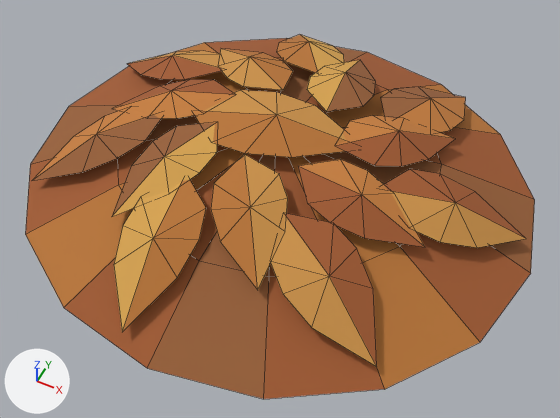
Renders of the Blender file assets/game-assets/AutumnLeafPileMound.blend from each side of a commit.
The view is the same before and after, from a 50 mm lens placed at (0.381, -0.751, 0.877), pointed at (0.037, -0.065, 0.019). The lights are fixed; the arrows at lower left show +X, +Y and +Z. The picture after the commit comes second. Mesh edges are drawn as thin lines.

Before the edit, the objects in view are built like this:
```python
mat_material_autumnleafpilemound_palette = bpy.data.materials.new('Material.AutumnLeafPileMound.Palette')
mat_material_autumnleafpilemound_palette.use_nodes = True; mat_material_autumnleafpilemound_palette.node_tree.nodes.clear()
_N = mat_material_autumnleafpilemound_palette.node_tree.nodes; _L = mat_material_autumnleafpilemound_palette.node_tree.links
n0 = _N.new('ShaderNodeBsdfPrincipled'); n0.name = 'Principled BSDF'
n0.inputs[2].default_value = 0.94  # 'Roughness'
n1 = _N.new('ShaderNodeOutputMaterial'); n1.name = 'Material Output'
n2 = _N.new('ShaderNodeVertexColor'); n2.name = 'Color Attribute'
n2.layer_name = 'Color'
_L.new(n0.outputs[0], n1.inputs[0])  # 'BSDF' to 'Surface'
_L.new(n2.outputs[0], n0.inputs[0])  # 'Color' to 'Base Color'
me_autumnleafpilemound_leaves = bpy.data.meshes.new('AutumnLeafPileMound_Leaves')
me_autumnleafpilemound_leaves.from_pydata(...)  # 183 vertices, 153 faces; spans x -0.4..0.4, y -0.37..0.37, z 0.0..0.138
me_autumnleafpilemound_leaves.materials.append(mat_material_autumnleafpilemound_palette)
ob_autumnleafpilemound_leaves = bpy.data.objects.new('AutumnLeafPileMound_Leaves', me_autumnleafpilemound_leaves)
ob_autumnleafpilemound_leaves.location = (0.0, 0.0, 0.0)
```
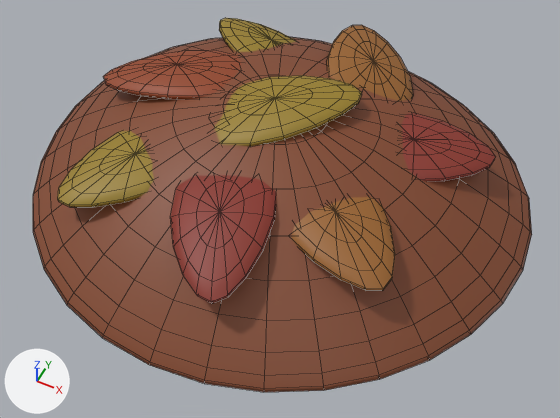
Patch to the scene script:
```diff
--- a/assets/game-assets/AutumnLeafPileMound.blend.py
+++ b/assets/game-assets/AutumnLeafPileMound.blend.py
@@ mat_material_autumnleafpilemound_palette @@
 n0 = _N.new('ShaderNodeBsdfPrincipled'); n0.name = 'Principled BSDF'
-n0.inputs[2].default_value = 0.94  # 'Roughness'
+n0.inputs[2].default_value = 0.55  # 'Roughness'
 n1 = _N.new('ShaderNodeOutputMaterial'); n1.name = 'Material Output'
@@ me_autumnleafpilemound_leaves @@
-me_autumnleafpilemound_leaves.from_pydata(...)  # 183 vertices, 153 faces; spans x -0.4..0.4, y -0.37..0.37, z 0.0..0.138
+me_autumnleafpilemound_leaves.from_pydata(...)  # 1105 vertices, 1217 faces; spans x -0.387..0.389, y -0.365..0.354, z 0.0..0.172
+# me_autumnleafpilemound_leaves part 1: the loose piece of 48 vertices spanning x -0.4..0.4, y -0.37..0.37, z 0.0..0.105 is rebuilt with 321 vertices and now spans x -0.387..0.389, y -0.365..0.354, z 0.0..0.156
+# me_autumnleafpilemound_leaves part 2: the loose piece of 9 vertices spanning x 0.089..0.232, y -0.003..0.142, z 0.07..0.117 is rebuilt with 98 vertices and now spans x 0.07..0.3, y -0.024..0.128, z 0.088..0.122
+# me_autumnleafpilemound_leaves part 3: the loose piece of 9 vertices spanning x -0.198..-0.027, y 0.058..0.179, z 0.07..0.118 is rebuilt with 98 vertices and now spans x -0.214..0.01, y 0.09..0.246, z 0.077..0.127
+# me_autumnleafpilemound_leaves part 4: the loose piece of 9 vertices spanning x -0.163..-0.051, y -0.221..-0.032, z 0.069..0.118 is rebuilt with 98 vertices and now spans x -0.229..-0.057, y -0.246..-0.029, z 0.085..0.119
+# me_autumnleafpilemound_leaves part 5: the loose piece of 9 vertices spanning x 0.063..0.262, y -0.12..-0.017, z 0.071..0.117 is rebuilt with 98 vertices and now spans x 0.036..0.245, y -0.2..-0.021, z 0.09..0.121
+# me_autumnleafpilemound_leaves part 6: a new loose piece of 98 vertices spanning x -0.107..0.104, y -0.094..0.081, z 0.128..0.172, in mat_material_autumnleafpilemound_palette
+# me_autumnleafpilemound_leaves part 7: a new loose piece of 98 vertices spanning x -0.004..0.155, y 0.065..0.288, z 0.097..0.143, in mat_material_autumnleafpilemound_palette
+# me_autumnleafpilemound_leaves part 8: a new loose piece of 98 vertices spanning x -0.293..-0.064, y -0.044..0.106, z 0.108..0.15, in mat_material_autumnleafpilemound_palette
+# me_autumnleafpilemound_leaves part 9: a new loose piece of 98 vertices spanning x -0.066..0.088, y -0.303..-0.076, z 0.096..0.137, in mat_material_autumnleafpilemound_palette
+# me_autumnleafpilemound_leaves part 10: the loose piece of 9 vertices spanning x 0.172..0.378, y -0.068..0.056, z 0.024..0.102 is deleted
+# me_autumnleafpilemound_leaves part 11: the loose piece of 9 vertices spanning x -0.121..0.015, y 0.149..0.334, z 0.024..0.105 is deleted
+# me_autumnleafpilemound_leaves part 12
+# 81 vertices are removed from x -0.357..0.265, y -0.35..0.298, z 0.024..0.138
+# 72 faces are deleted
+# me_autumnleafpilemound_leaves part 13: the surface is now shaded smooth
 me_autumnleafpilemound_leaves.materials.append(mat_material_autumnleafpilemound_palette)
@@ ob_autumnleafpilemound_leaves @@
 ob_autumnleafpilemound_leaves.location = (0.0, 0.0, 0.0)
+_m = ob_autumnleafpilemound_leaves.modifiers.new('Party Weighted Normal', 'WEIGHTED_NORMAL')
+_m.weight = 100
```

Where the change shows, as pixel boxes [x1, y1, x2, y2] in the pictures (560 x 418 px):
'AutumnLeafPileMound_Leaves', surface changed, reshaped, modifiers changed: before [25, 35, 535, 399]; after [33, 18, 532, 392]
part 1 of me_autumnleafpilemound_leaves, rebuilt: before [25, 38, 535, 399]; after [33, 37, 532, 392]
part 2 of me_autumnleafpilemound_leaves, rebuilt: before [335, 115, 455, 166]; after [402, 113, 495, 182]
part 3 of me_autumnleafpilemound_leaves, rebuilt: before [219, 48, 293, 90]; after [219, 18, 297, 52]
part 4 of me_autumnleafpilemound_leaves, rebuilt: before [112, 123, 217, 217]; after [58, 131, 154, 207]
part 5 of me_autumnleafpilemound_leaves, rebuilt: before [298, 159, 425, 247]; after [291, 197, 395, 291]
part 6 of me_autumnleafpilemound_leaves, added (yellow): after [214, 75, 362, 146]
part 7 of me_autumnleafpilemound_leaves, added (brown): after [326, 25, 413, 101]
part 8 of me_autumnleafpilemound_leaves, added (brown): after [103, 50, 241, 99]
part 9 of me_autumnleafpilemound_leaves, added (brown): after [170, 175, 277, 303]
part 10 of me_autumnleafpilemound_leaves, deleted (orange): before [384, 169, 526, 248]
part 11 of me_autumnleafpilemound_leaves, deleted (orange): before [277, 35, 344, 73]
part 12 of me_autumnleafpilemound_leaves, deleted (orange): before [32, 51, 466, 367]
